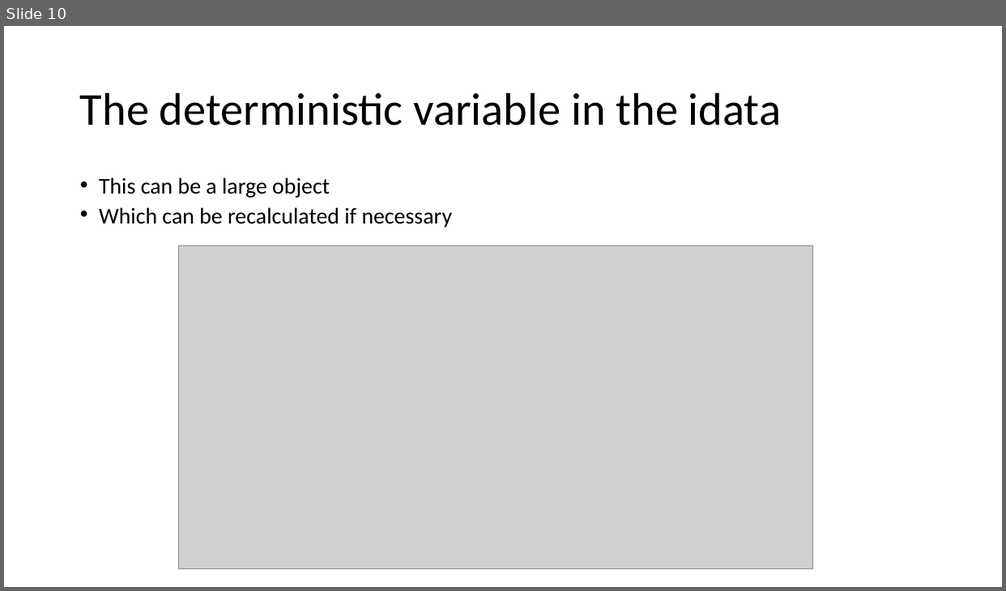
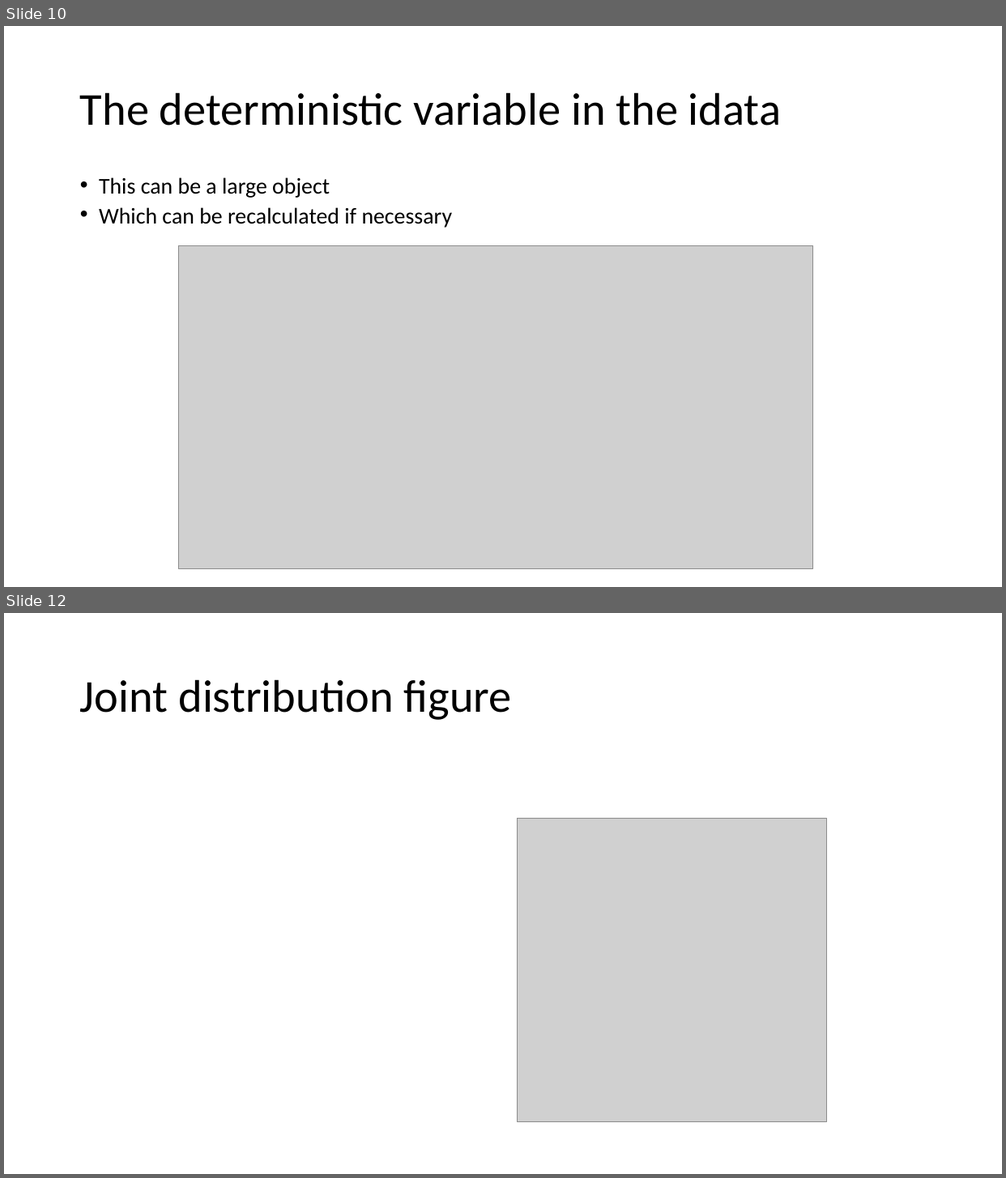
Before and after one commit to opherdonchin/StatisticalComputationAndAnalysis, a slide deck: Lectures/Lecture 6 Linear models.pptx. Shown one above the other, each under a label of ours: slide 10 before the commit, slides 10 and 12 after it; the slides between them are not shown. The pictures are 1006x591 and 1006x1178 pixels, drawn with LibreOffice and Linux fonts; fonts in the diff are those of the drawing; grey boxes stand for pictures. Boxes give left, top, right and bottom in pixels: in the first picture for what was removed or moved away, otherwise in the second. Text is boxed around its words. In the diff, an @@ line names an element or a change of style, - is before the commit and + after.

```diff
--- a/Lectures/Lecture 6 Linear models.pptx
+++ b/Lectures/Lecture 6 Linear models.pptx
@@ slide 12 added at [4,613,1002,1174], background #FFFFFF @@
@@ title added at [80,679,512,720], 44 pt, text #000000 @@
+Joint distribution figure
@@ picture added at [518,818,827,1122] @@
```
Also in this commit, not shown: 2 slides changed, 9 other slides added, 3 other files.
